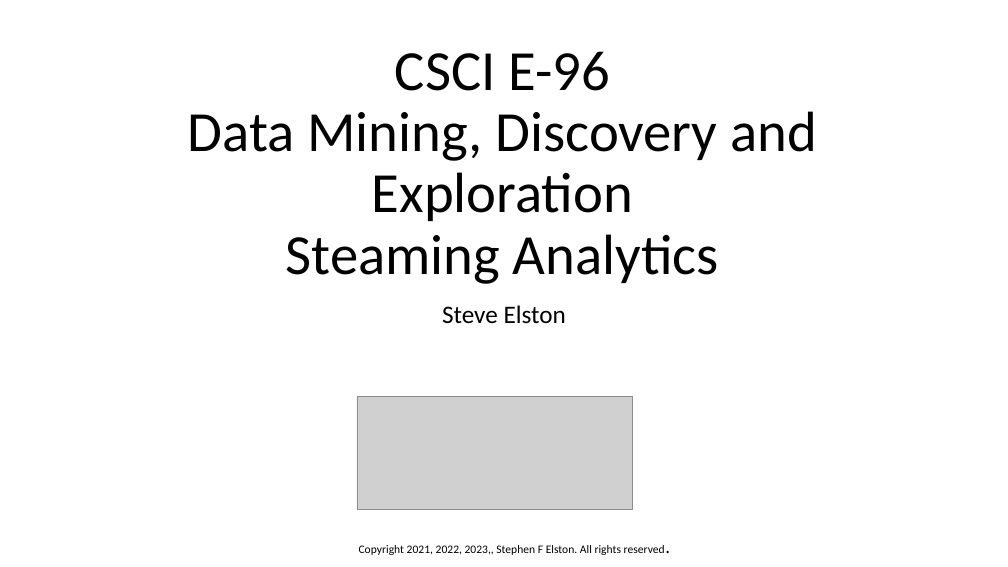
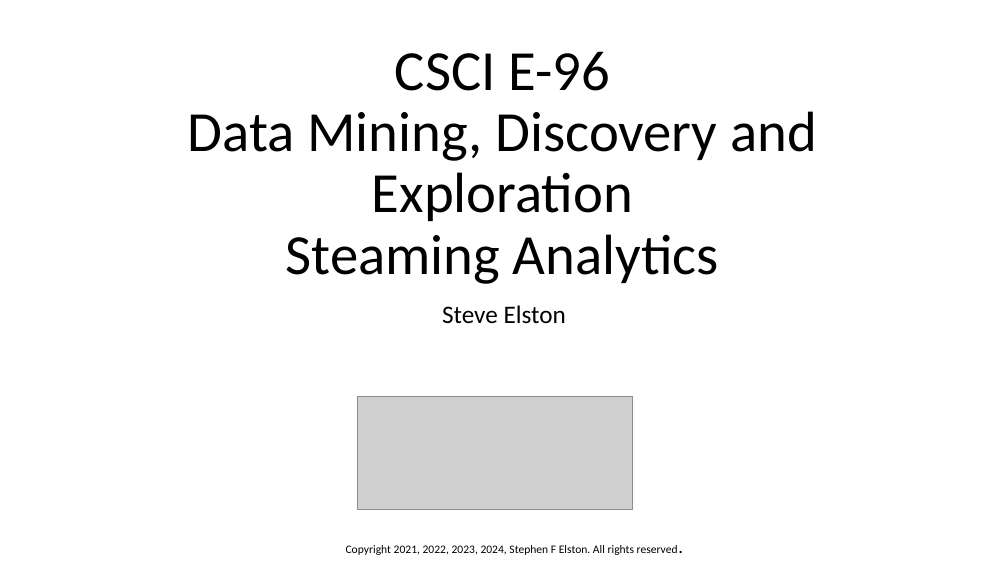
Before and after one commit to StephenElston/CSCI-E-108, a slide deck: slide 1 of slides/3_StreamingAnalytics.pptx. Drawn at 1008x567 pixels with LibreOffice and Linux fonts; fonts in the diff are those of the drawing; grey boxes stand for pictures. Boxes give left, top, right and bottom in pixels: in the first picture for what was removed or moved away, otherwise in the second. Text is boxed around its words. In the diff, an @@ line names an element or a change of style, - is before the commit and + after.

```diff
--- a/slides/3_StreamingAnalytics.pptx
+++ b/slides/3_StreamingAnalytics.pptx
@@ text at bbox=[346, 545, 678, 555]: text changed @@
-Copyright 2021, 2022, 2023,, Stephen F Elston. All rights reserved.
+Copyright 2021, 2022, 2023, 2024, Stephen F Elston. All rights reserved.
```
Also in this commit, not shown: 2 other slides changed.
